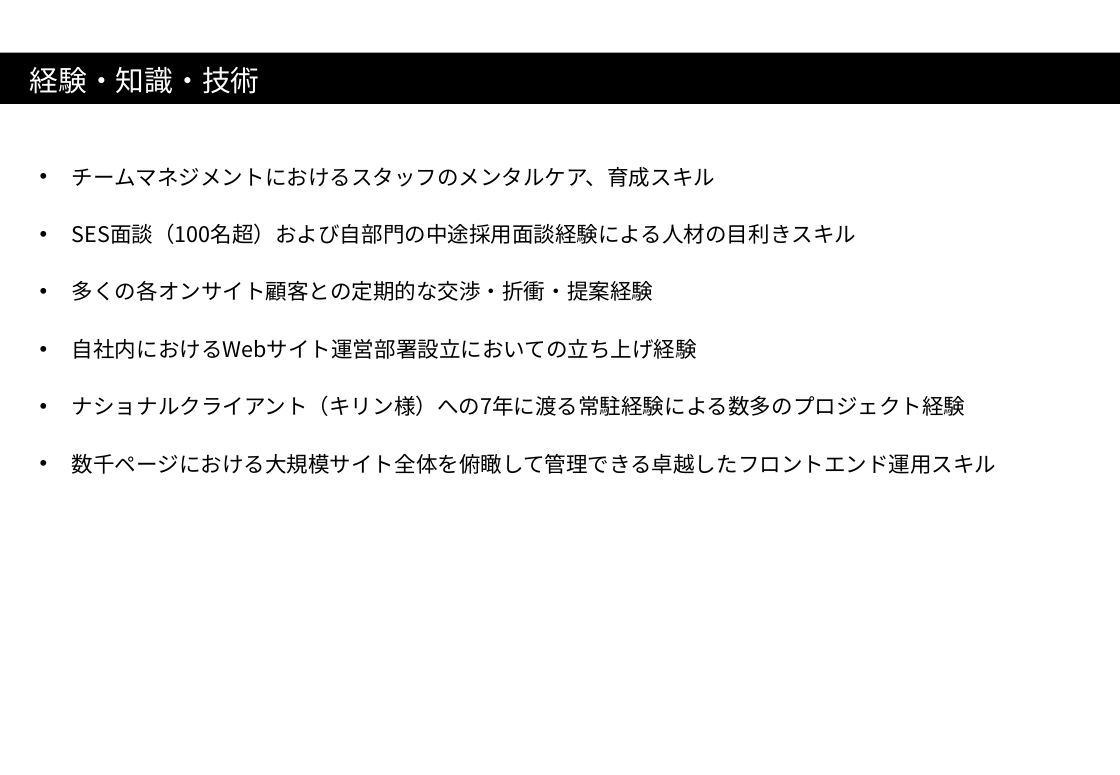
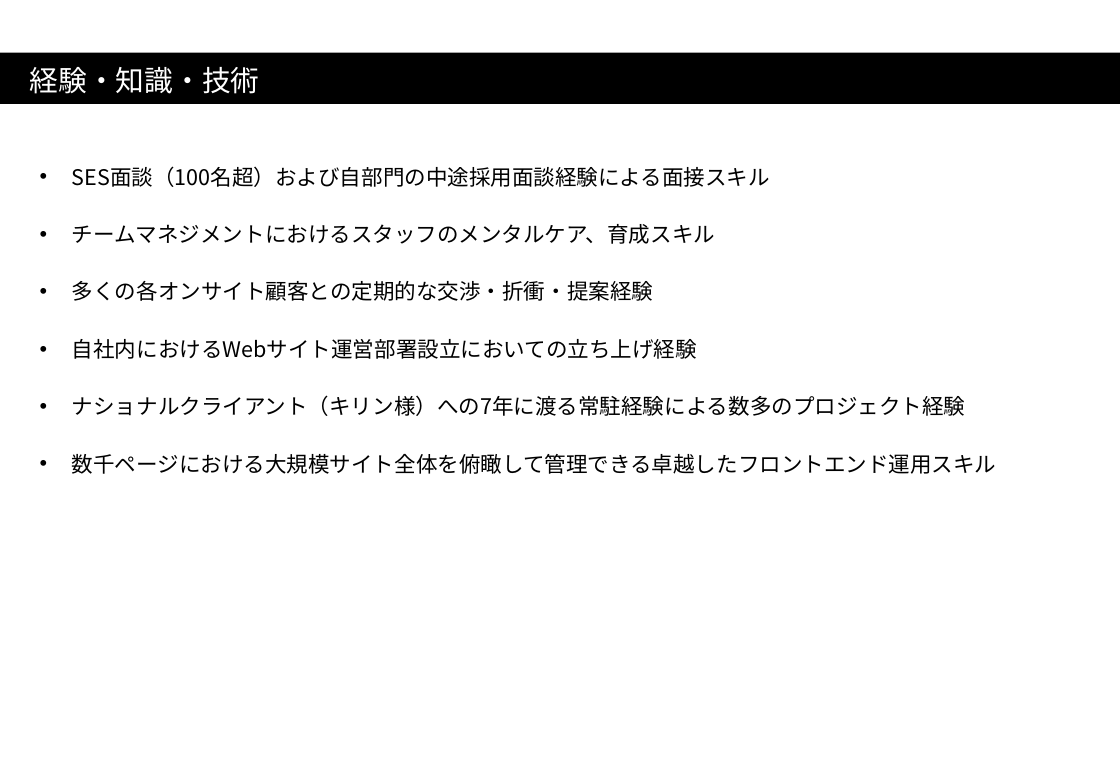
Before and after one commit to anderson0301/portforio, a slide deck: slide 16 of resume/resume.pptx. Drawn at 1120x775 pixels with LibreOffice and Linux fonts; fonts in the diff are those of the drawing. Boxes give left, top, right and bottom in pixels: in the first picture for what was removed or moved away, otherwise in the second. Text is boxed around its words. In the diff, an @@ line names an element or a change of style, - is before the commit and + after.

```diff
--- a/resume/resume.pptx
+++ b/resume/resume.pptx
@@ text at bbox=[72, 166, 770, 187]: paragraph added @@
+• SES面談（100名超）および自部門の中途採用面談経験による面接スキル
@@ text at bbox=[72, 223, 856, 244]: paragraph removed @@
-• SES面談（100名超）および自部門の中途採用面談経験による人材の目利きスキル
```
Also in this commit, not shown: 6 other slides changed, 1 other file.
